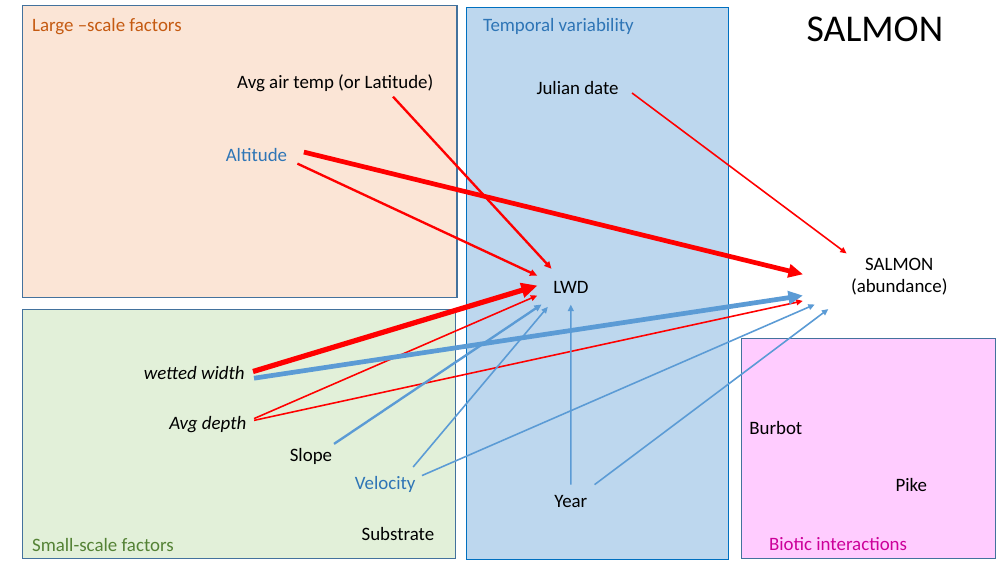
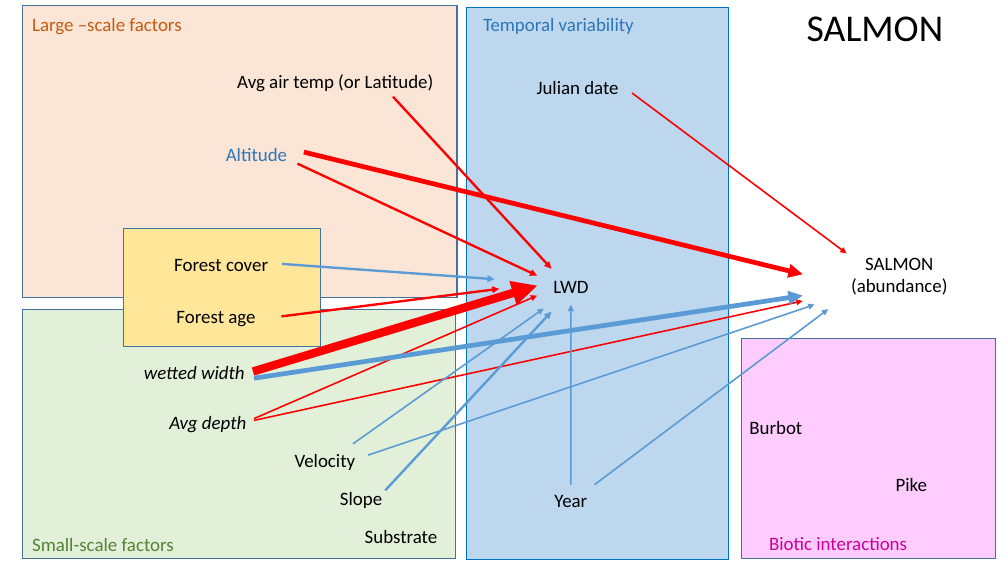
Before and after one commit to SerenaDonadi/Dod-ved, a slide deck: slide 24 of Electrofish data/LWD_analyses.pptx (slide 23 before the commit). Drawn at 1008x567 pixels with LibreOffice and Linux fonts; fonts in the diff are those of the drawing. Boxes give left, top, right and bottom in pixels: in the first picture for what was removed or moved away, otherwise in the second. Text is boxed around its words. In the diff, an @@ line names an element or a change of style, - is before the commit and + after.

```diff
--- a/Electrofish data/LWD_analyses.pptx
+++ b/Electrofish data/LWD_analyses.pptx
@@ rectangle added at box(123, 228, 320, 347), fill #FFE699, outline #43739E 1 pt @@
@@ text added at box(174, 259, 268, 271), 18 pt, text #000000 @@
+Forest cover
@@ arrow added from (282, 264) to (495, 279), #5B9BD5 2.25 pt @@
@@ arrow (253, 371) - (537, 286): stroke #FF0000 5 pt to #FF0000 8 pt @@
@@ arrow added from (281, 317) to (499, 289), #FF0000 2.25 pt @@
@@ text added at box(176, 311, 255, 327), 18 pt, text #000000 @@
+Forest age
@@ arrow moved from (413, 467) - (548, 307) to (353, 444) - (544, 309) @@
@@ arrow moved from (422, 476) - (815, 305) to (368, 455) - (815, 305) @@
@@ arrow moved from (334, 444) - (541, 305) to (386, 491) - (551, 312) @@
@@ text "Velocity": place and size @@
-text "Velocity" at box(355, 476, 416, 492)
+text "Velocity" at box(295, 454, 356, 470)
@@ text "Velocity" at box(295, 454, 356, 470): text colour #2E75B6 to #000000 @@
@@ text "Slope": place and size @@
-text "Slope" at box(290, 448, 332, 464)
+text "Slope" at box(340, 492, 382, 508)
```
Also in this commit, not shown: 5 other slides changed, 2 slides added, 1 other file.
